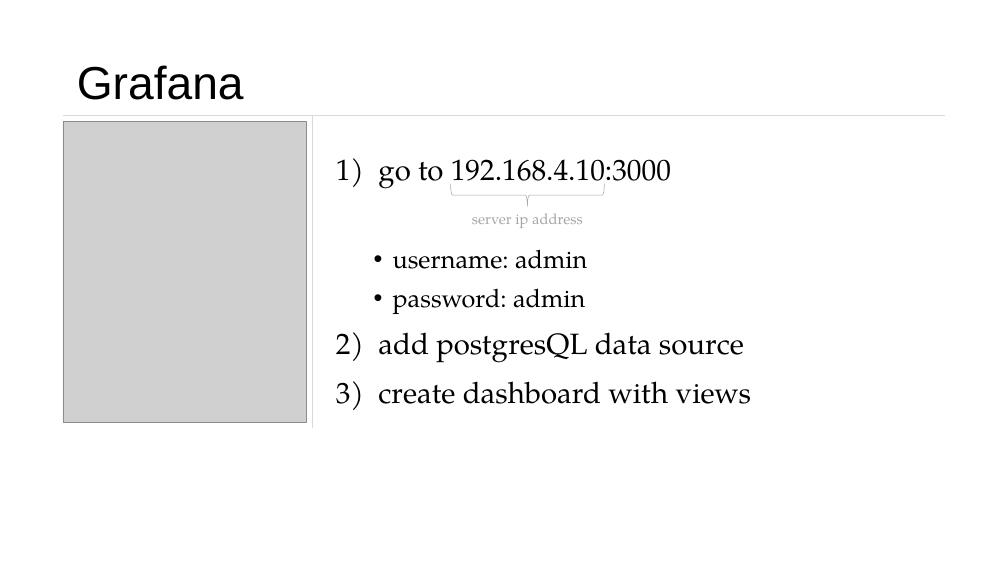
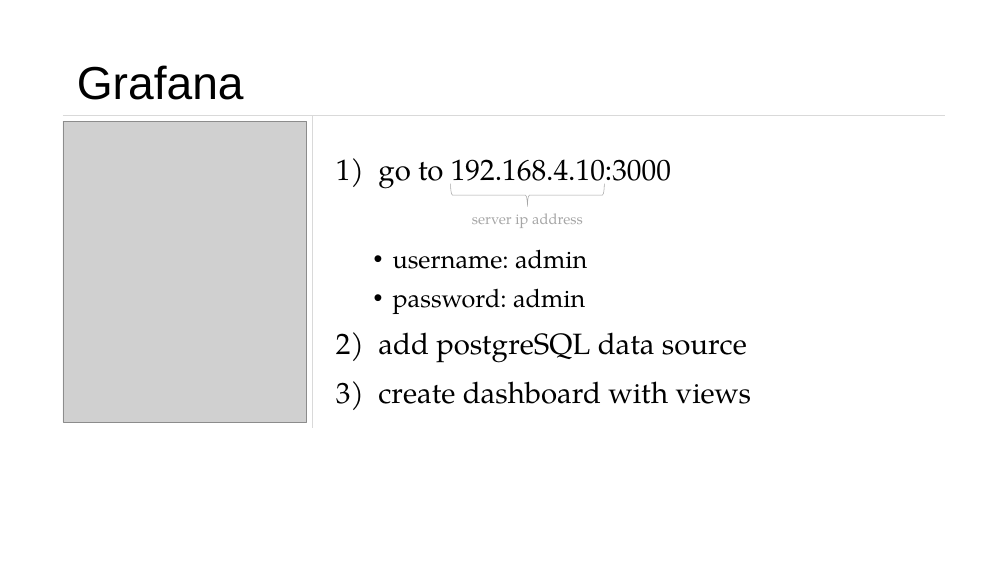
Before and after one commit to Vladnet47/Weather-Station, a slide deck: slide 14 of Presentation.pptx (slide 11 before the commit). Drawn at 1008x567 pixels with LibreOffice and Linux fonts; fonts in the diff are those of the drawing; grey boxes stand for pictures. Boxes give left, top, right and bottom in pixels: in the first picture for what was removed or moved away, otherwise in the second. Text is boxed around its words. In the diff, an @@ line names an element or a change of style, - is before the commit and + after.

Commit message:
Finished presentation

```diff
--- a/Presentation.pptx
+++ b/Presentation.pptx
@@ text at bbox=[378, 332, 747, 363]: text changed @@
-2) add postgresQL data source
+2) add postgreSQL data source
```
Also in this commit, not shown: 7 slides added.
